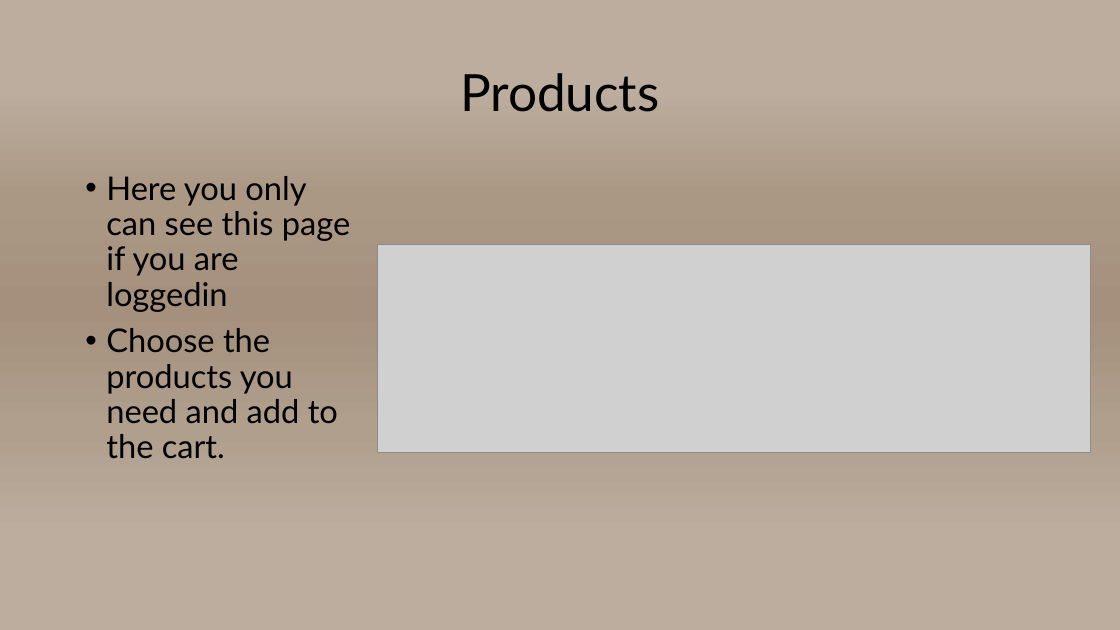
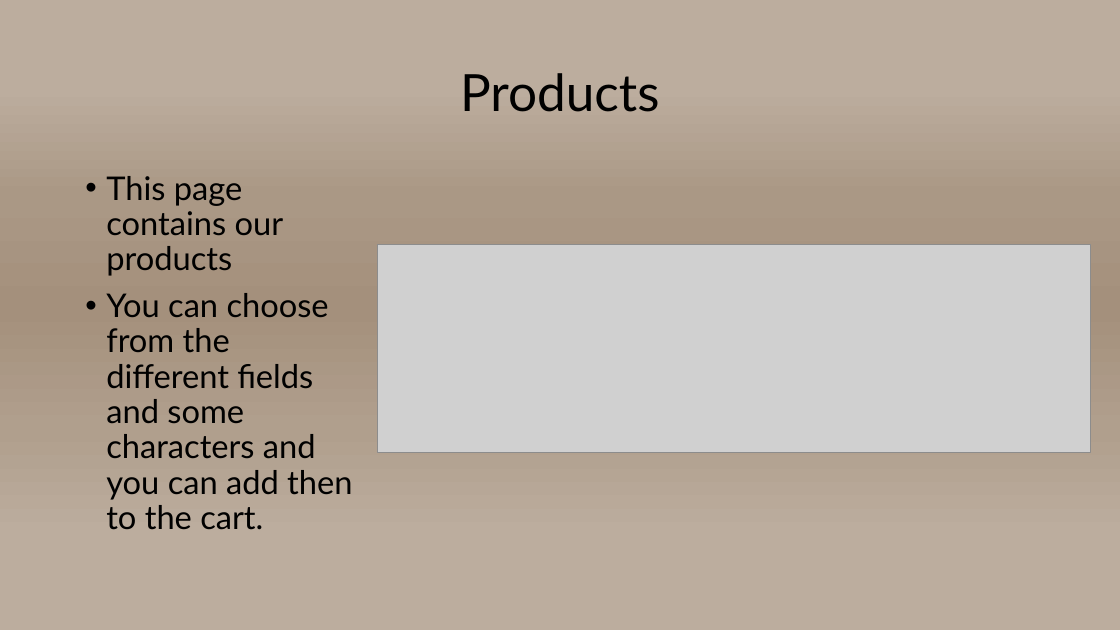
Before and after one commit to szpatrik0528/SoulPactum, a slide deck: slide 5 of Powerpoint/SoulPactum Webshop.pptx. Drawn at 1120x630 pixels with LibreOffice and Linux fonts; fonts in the diff are those of the drawing; grey boxes stand for pictures. Boxes give left, top, right and bottom in pixels: in the first picture for what was removed or moved away, otherwise in the second. Text is boxed around its words. In the diff, an @@ line names an element or a change of style, - is before the commit and + after.

```diff
--- a/Powerpoint/SoulPactum Webshop.pptx
+++ b/Powerpoint/SoulPactum Webshop.pptx
@@ text at <box>106,176,352,530</box>: text changed @@
-• Here you only can see this page if you are loggedin
-• Choose the products you need and add to the cart.
+• This page contains our products
+• You can choose from the different fields and some characters and you can add then to the cart.
```
Also in this commit, not shown: 7 other slides changed, 1 slide added, 1 slide removed, 1 other file.
